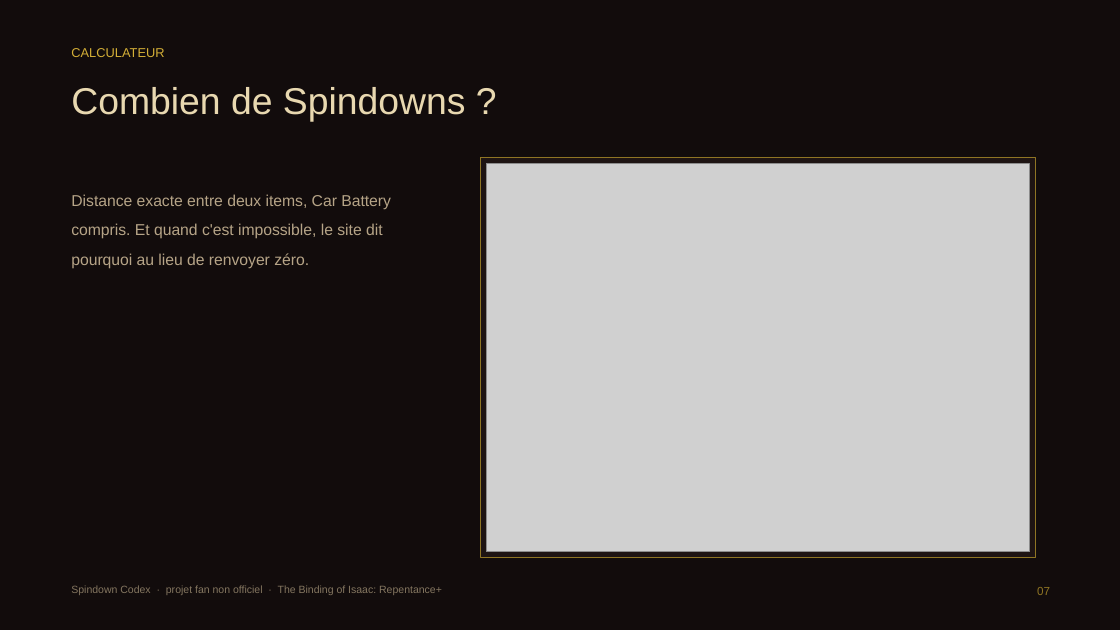
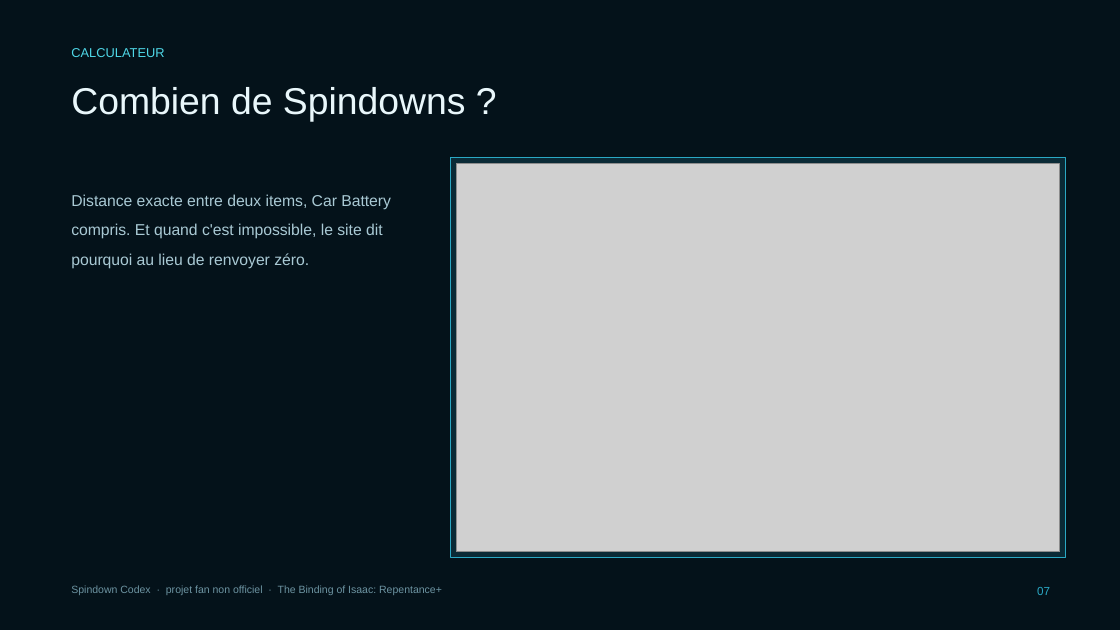
Before and after one commit to 26mataa/Spindown-codex, a slide deck: slide 7 of docs/Spindown-Codex.pptx. Drawn at 1120x630 pixels with LibreOffice and Linux fonts; fonts in the diff are those of the drawing; grey boxes stand for pictures. Boxes give left, top, right and bottom in pixels: in the first picture for what was removed or moved away, otherwise in the second. Text is boxed around its words. In the diff, an @@ line names an element or a change of style, - is before the commit and + after.

```diff
--- a/docs/Spindown-Codex.pptx
+++ b/docs/Spindown-Codex.pptx
@@ rectangle at <box>0,0,1120,630</box>: fill #120C0C to #04121A @@
@@ text "CALCULATEUR" at <box>71,48,164,57</box>: text colour #D4AF37 to #4FD8E8 @@
@@ text "Combien de Spindowns ?" at <box>71,87,466,122</box>: text colour #E8D8B0 to #E9F7FB @@
@@ rectangle: place and size @@
-rectangle at <box>481,158,1036,558</box>
+rectangle at <box>450,158,1066,558</box>
@@ rectangle at <box>450,158,1066,558</box>: fill #1E1413 to #0A2A36; outline #8F7524 1 pt to #2AA8C4 1 pt @@
@@ picture: place and size @@
-picture at <box>486,164,1030,552</box>
+picture at <box>456,164,1060,552</box>
@@ text "Distance exacte entre deux items, ..." at <box>71,194,391,269</box>: text colour #B6A487 to #A9C9D4 @@
@@ text "Spindown Codex · projet fan ..." at <box>71,585,442,595</box>: text colour #847660 to #6D94A2 @@
@@ text "07" at <box>1037,587,1050,595</box>: text colour #8F7524 to #2AA8C4 @@
```
Also in this commit, not shown: 10 other slides changed, 21 other files.
